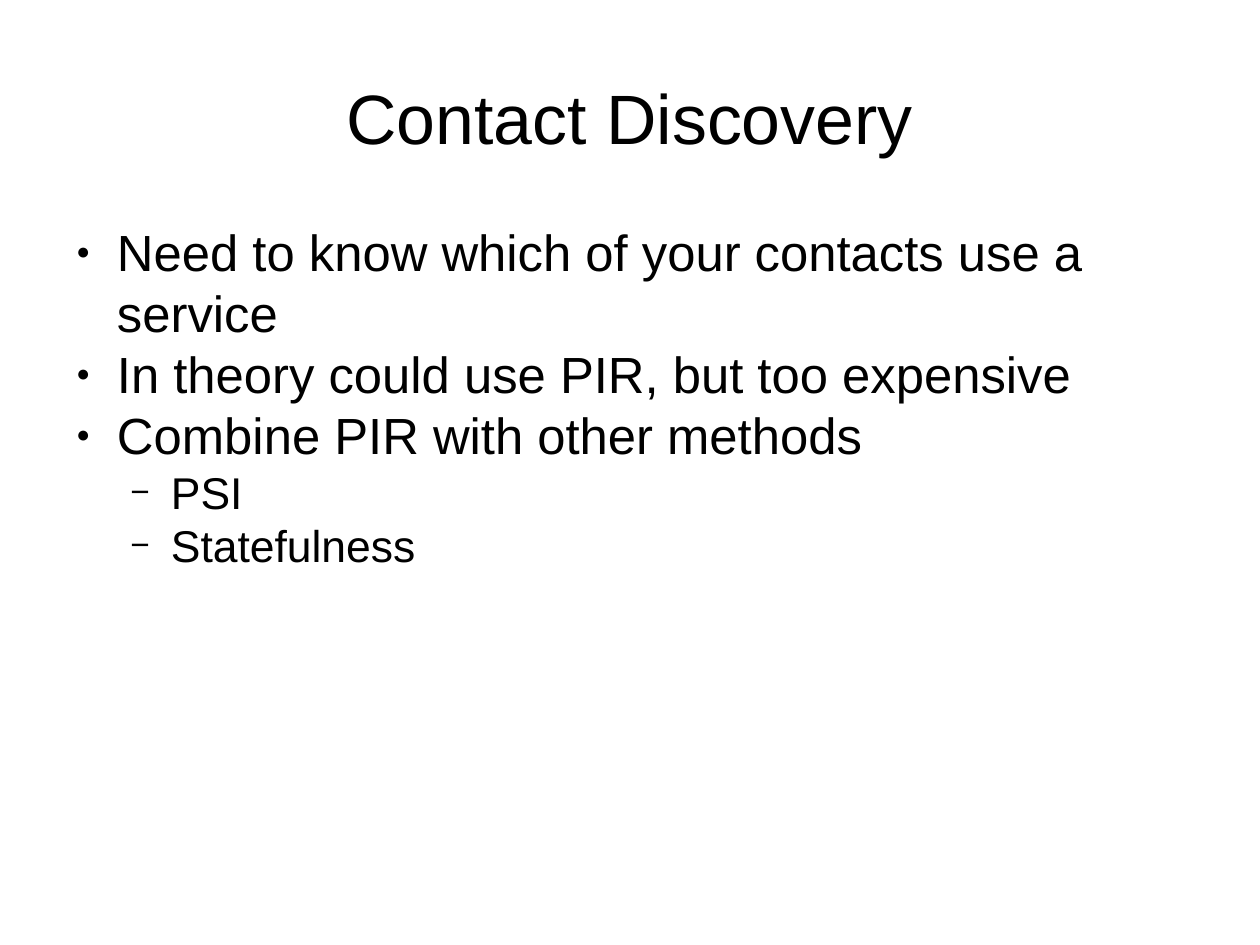
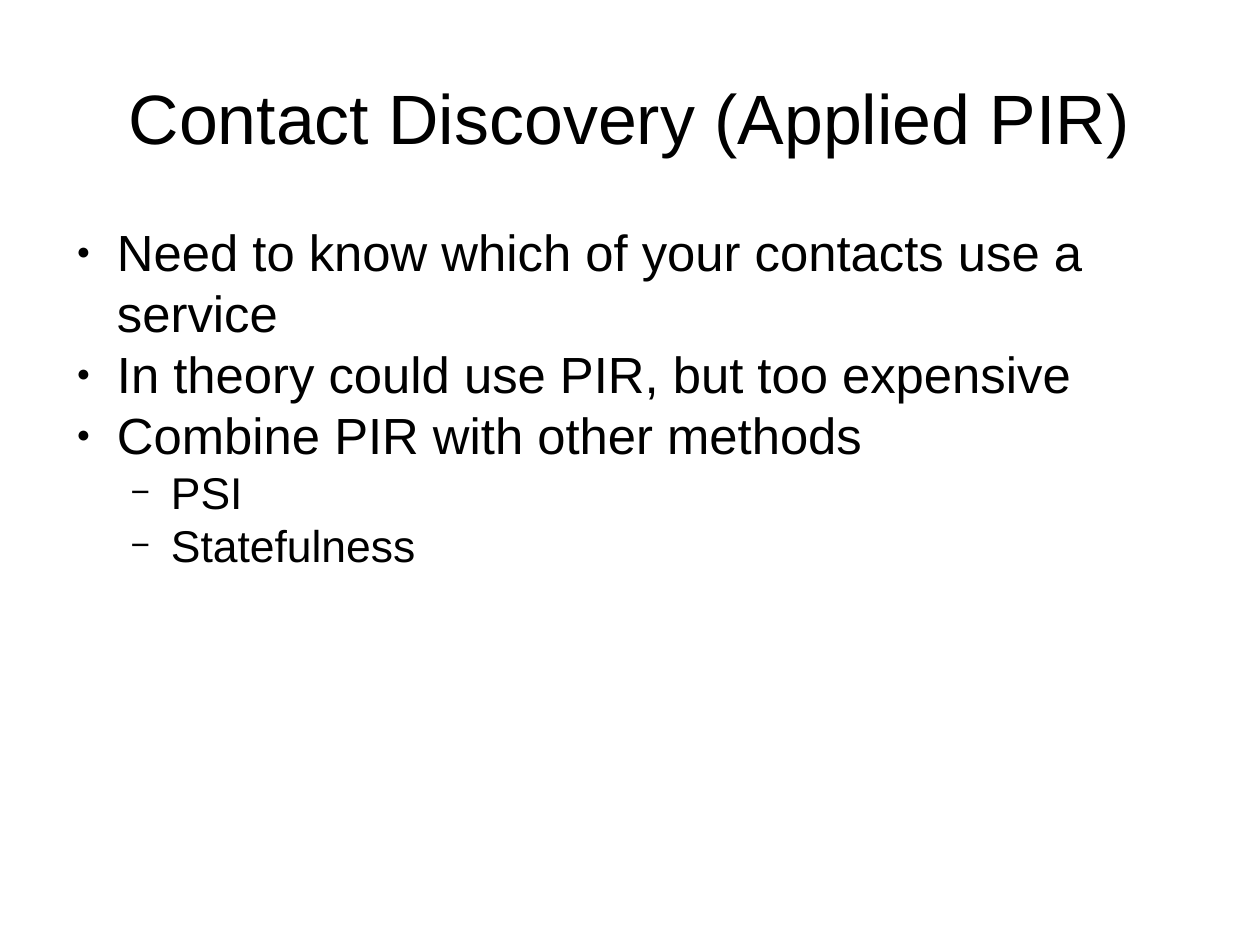
Before and after one commit to IanMartiny/prelim, a slide deck: slide 5 of slides/prelim.pptx. Drawn at 1260x945 pixels with LibreOffice and Linux fonts; fonts in the diff are those of the drawing. Boxes give left, top, right and bottom in pixels: in the first picture for what was removed or moved away, otherwise in the second. Text is boxed around its words. In the diff, an @@ line names an element or a change of style, - is before the commit and + after.

```diff
--- a/slides/prelim.pptx
+++ b/slides/prelim.pptx
@@ text at [129, 93, 1130, 157]: text changed @@
-Contact Discovery
+Contact Discovery (Applied PIR)
```
Also in this commit, not shown: 1 other slide changed, 4 slides added, 7 other files.
